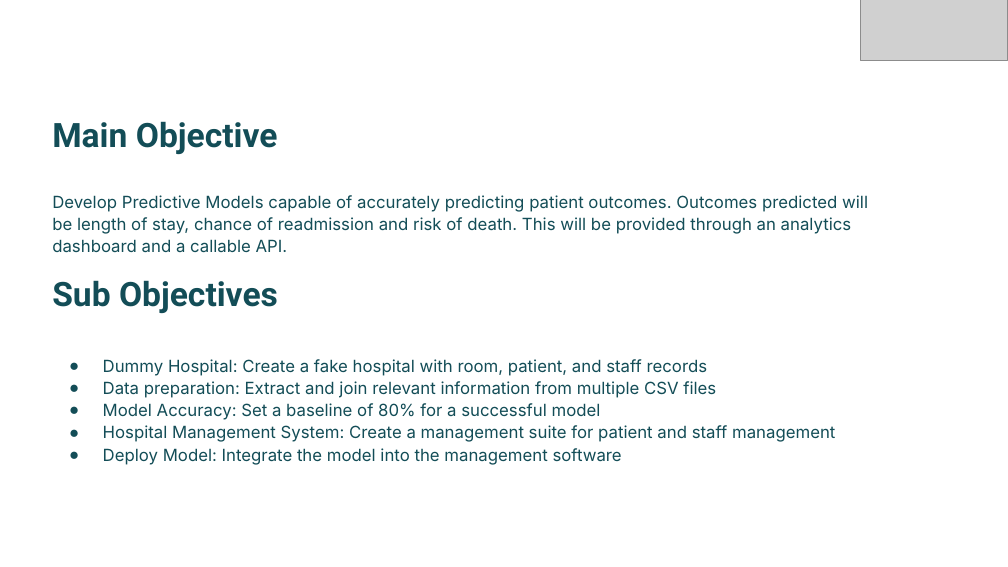
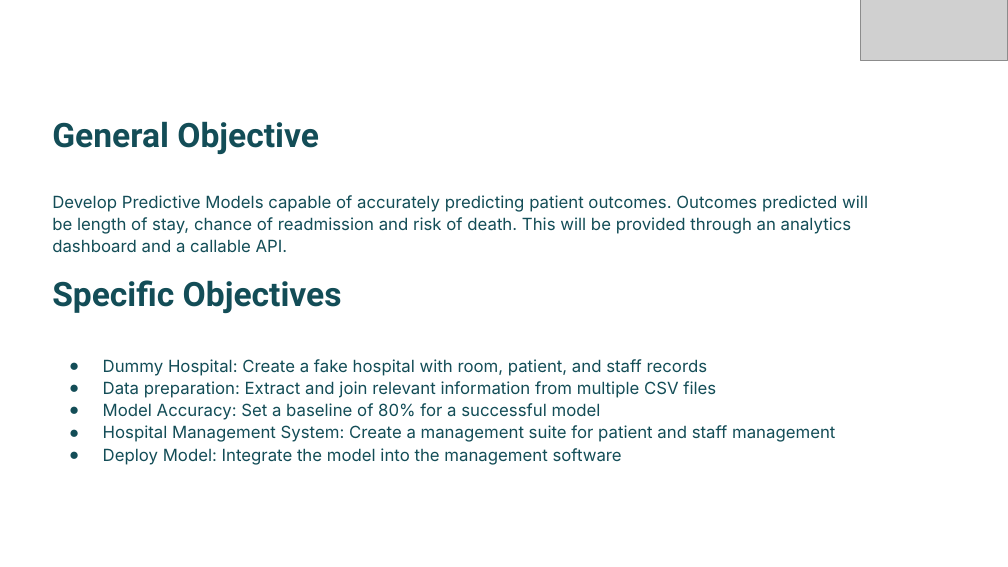
Before and after one commit to bizzfuzz/CHOP-comprehensive-hospital-outcome-prediction-system, a slide deck: slide 4 of CHOP.pptx. Drawn at 1008x567 pixels with LibreOffice and Linux fonts; fonts in the diff are those of the drawing; grey boxes stand for pictures. Boxes give left, top, right and bottom in pixels: in the first picture for what was removed or moved away, otherwise in the second. Text is boxed around its words. In the diff, an @@ line names an element or a change of style, - is before the commit and + after.

```diff
--- a/CHOP.pptx
+++ b/CHOP.pptx
@@ title at (x1=52, y1=121, x2=319, y2=154): text changed @@
-Main Objective
+General Objective
@@ subtitle at (x1=52, y1=280, x2=342, y2=313): text changed @@
-Sub Objectives
+Specific Objectives
```
Also in this commit, not shown: 1 other slide changed, 1 slide added, 1 slide removed, 1 other file.
